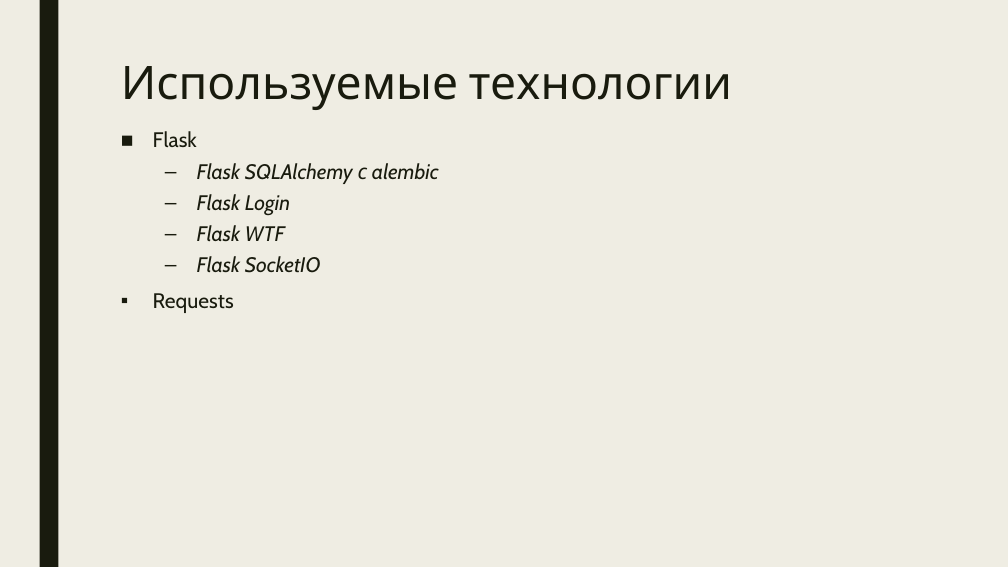
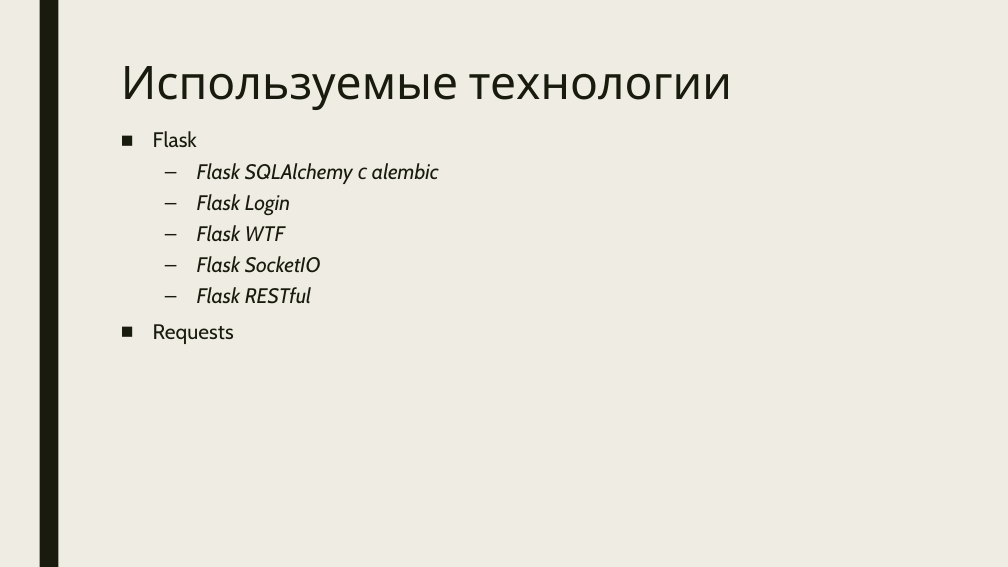
Before and after one commit to wyankx/order-anywhere, a slide deck: slide 8 of presentation.pptx. Drawn at 1008x567 pixels with LibreOffice and Linux fonts; fonts in the diff are those of the drawing. Boxes give left, top, right and bottom in pixels: in the first picture for what was removed or moved away, otherwise in the second. Text is boxed around its words. In the diff, an @@ line names an element or a change of style, - is before the commit and + after.

```diff
--- a/presentation.pptx
+++ b/presentation.pptx
@@ text at (197, 287, 311, 304): paragraph added @@
+  – Flask RESTful
@@ text at (153, 324, 234, 344): bullet ▪ to ■ @@
```
Also in this commit, not shown: 4 other files.
